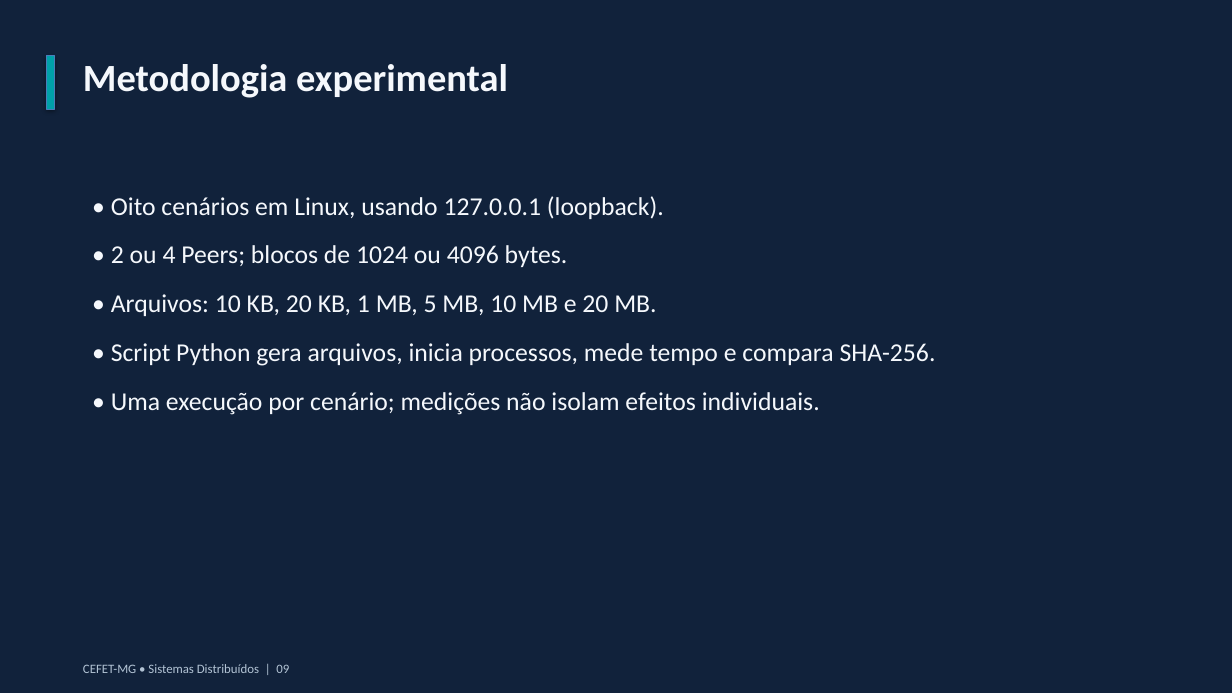
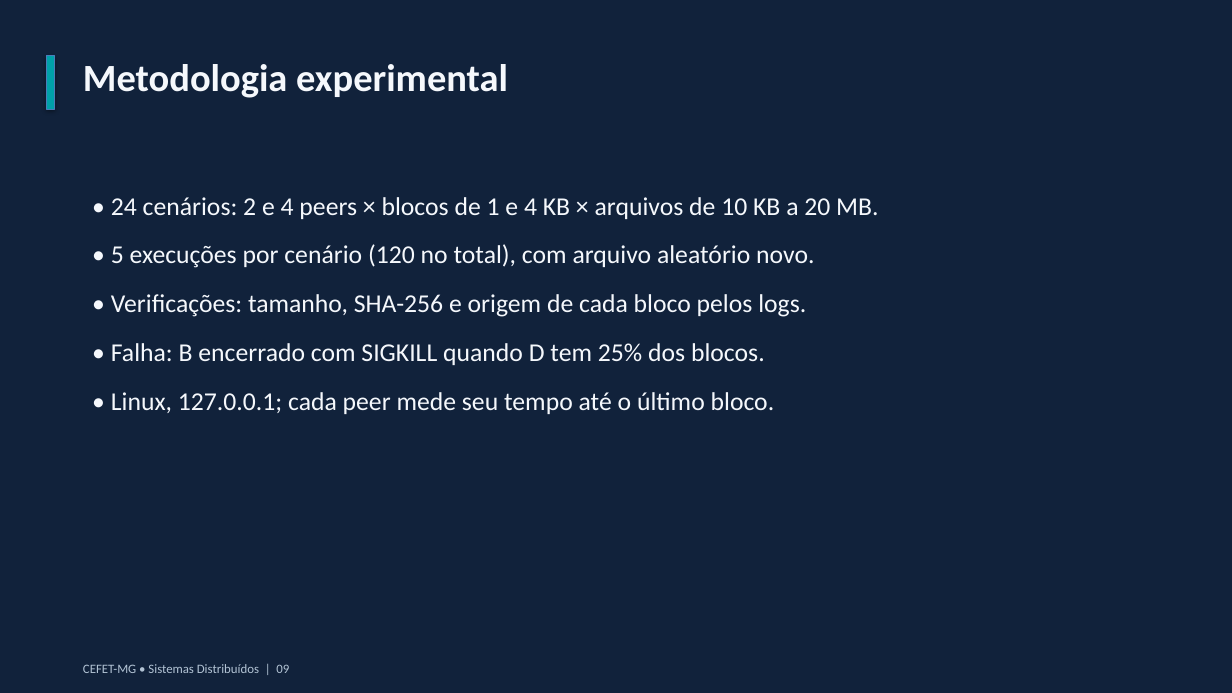
Before and after one commit to allinesferreira/CEFET-SD_TP2, a slide deck: slide 9 of docs/apresentacao.pptx. Drawn at 1232x693 pixels with LibreOffice and Linux fonts; fonts in the diff are those of the drawing. Boxes give left, top, right and bottom in pixels: in the first picture for what was removed or moved away, otherwise in the second. Text is boxed around its words. In the diff, an @@ line names an element or a change of style, - is before the commit and + after.

```diff
--- a/docs/apresentacao.pptx
+++ b/docs/apresentacao.pptx
@@ text at [111,197,878,414]: text changed @@
-• Oito cenários em Linux, usando 127.0.0.1 (loopback).
-• 2 ou 4 Peers; blocos de 1024 ou 4096 bytes.
-• Arquivos: 10 KB, 20 KB, 1 MB, 5 MB, 10 MB e 20 MB.
-• Script Python gera arquivos, inicia processos, mede tempo e compara SHA-256.
-• Uma execução por cenário; medições não isolam efeitos individuais.
+• 24 cenários: 2 e 4 peers × blocos de 1 e 4 KB × arquivos de 10 KB a 20 MB.
+• 5 execuções por cenário (120 no total), com arquivo aleatório novo.
+• Verificações: tamanho, SHA-256 e origem de cada bloco pelos logs.
+• Falha: B encerrado com SIGKILL quando D tem 25% dos blocos.
+• Linux, 127.0.0.1; cada peer mede seu tempo até o último bloco.
```
Also in this commit, not shown: 9 other slides changed.
